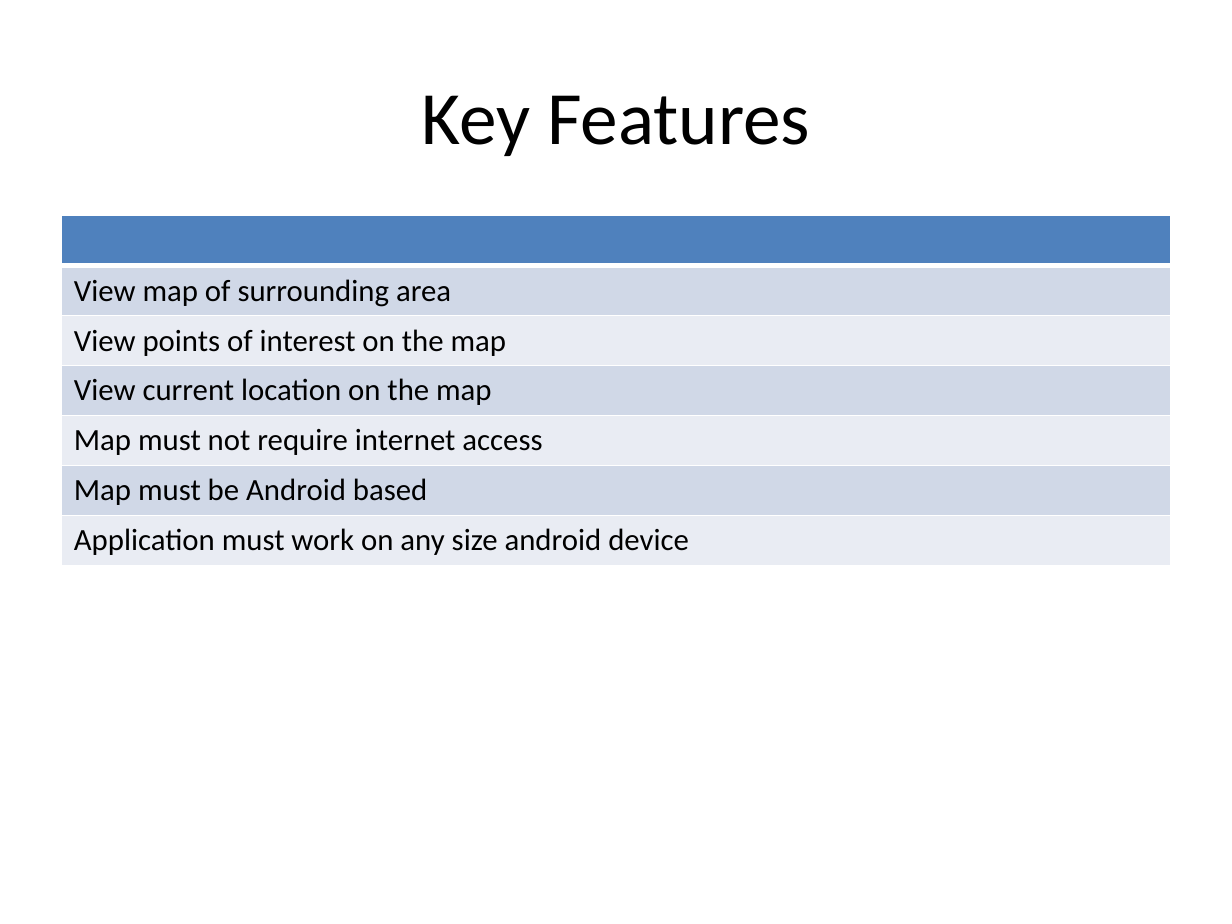
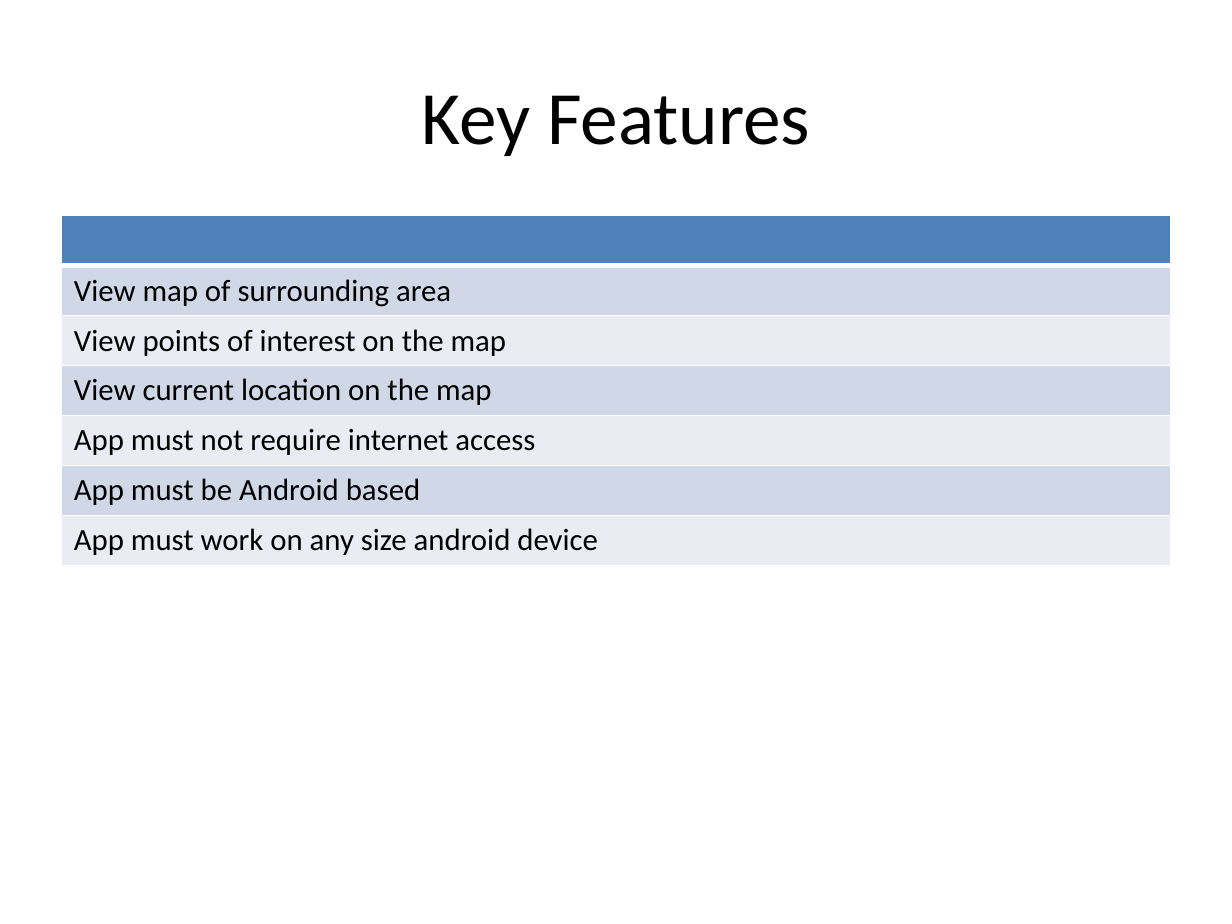
Before and after one commit to atniptw/Senior-Project, a slide deck: slide 7 of Documents/PowerPoints/FallPresentation.pptx. Drawn at 1232x924 pixels with LibreOffice and Linux fonts; fonts in the diff are those of the drawing. Boxes give left, top, right and bottom in pixels: in the first picture for what was removed or moved away, otherwise in the second. Text is boxed around its words. In the diff, an @@ line names an element or a change of style, - is before the commit and + after.

```diff
--- a/Documents/PowerPoints/FallPresentation.pptx
+++ b/Documents/PowerPoints/FallPresentation.pptx
@@ table at (62,216,1170,565) @@
-row 5, column 1: Map must not require internet access
+row 5, column 1: App must not require internet access
-row 6, column 1: Map must be Android based
+row 6, column 1: App must be Android based
-row 7, column 1: Application must work on any size android device
+row 7, column 1: App must work on any size android device
```
Also in this commit, not shown: 5 other slides changed, 1 slide removed.
